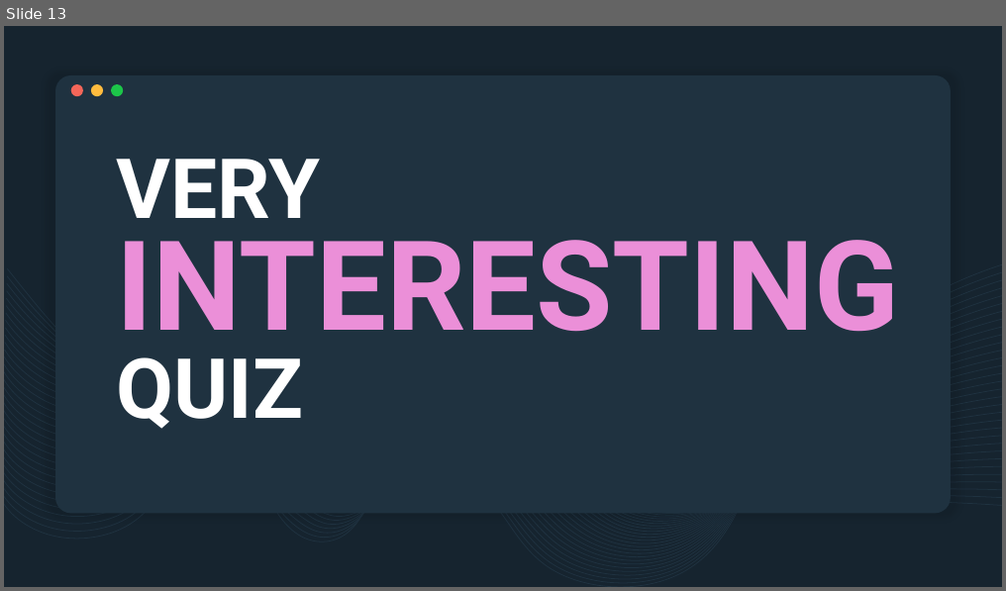
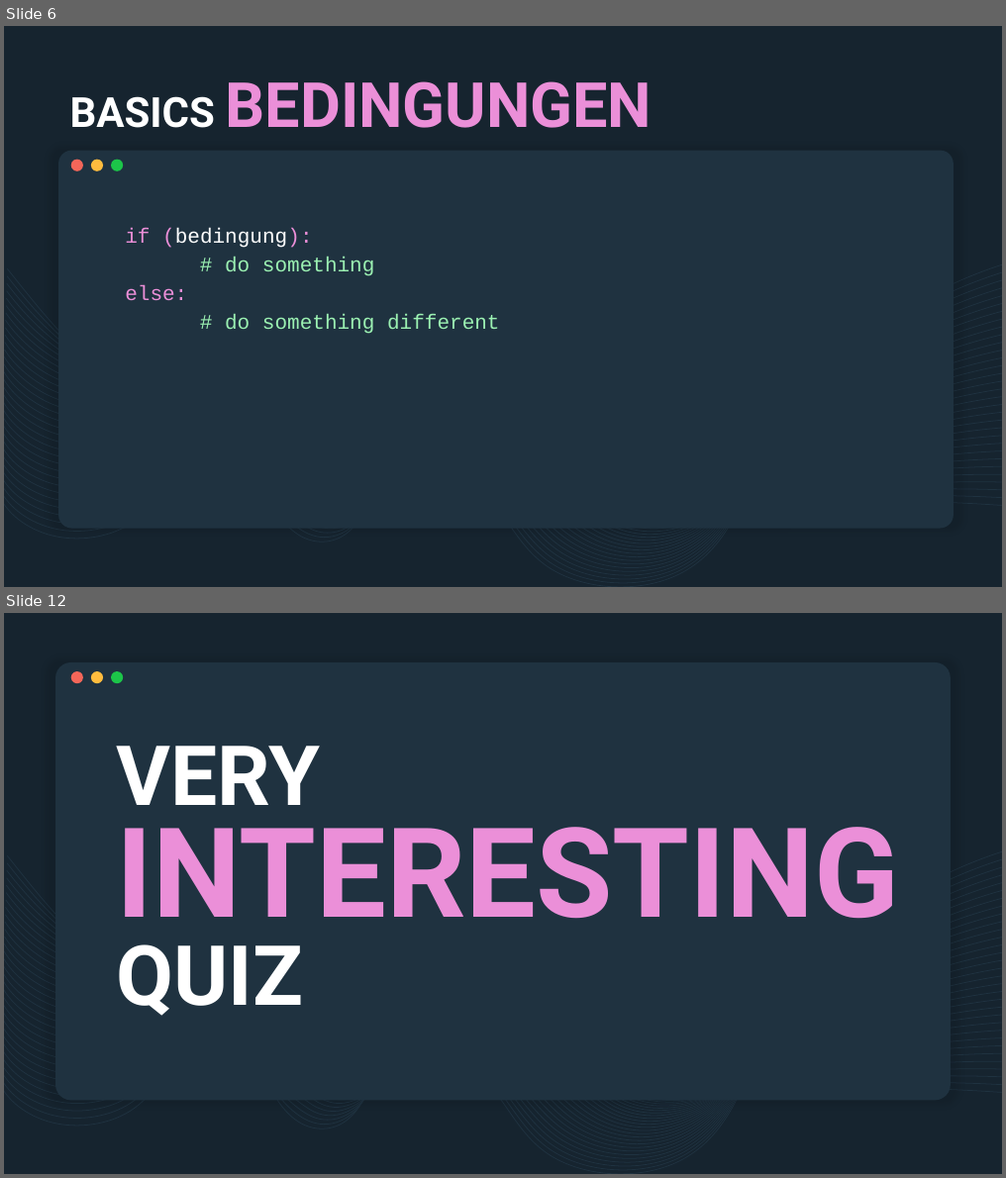
Before and after one commit to derech1e/python-beginner-course, a slide deck: 002/lesson_2.pptx. Shown one above the other, each under a label of ours: slide 13 before the commit, slides 6 and 12 after it; the slides between them are not shown. The pictures are 1006x591 and 1006x1178 pixels, drawn with LibreOffice and Linux fonts; fonts in the diff are those of the drawing. Boxes give left, top, right and bottom in pixels: in the first picture for what was removed or moved away, otherwise in the second. Text is boxed around its words. In the diff, an @@ line names an element or a change of style, - is before the commit and + after.

```diff
--- a/002/lesson_2.pptx
+++ b/002/lesson_2.pptx
@@ slide 6 added at box(4, 26, 1002, 587), background #16242F; not listed: 32 template elements that a slide beside it also shows @@
@@ title added at box(70, 81, 651, 128), 60 pt, text #EB8FD8, bold @@
+BASICS BEDINGUNGEN
@@ rounded rectangle added at box(58, 151, 954, 528), fill #1F3240 @@
@@ ellipse added at box(71, 160, 83, 172), fill #F46659 @@
@@ ellipse added at box(91, 160, 103, 172), fill #FFBC3E @@
@@ ellipse added at box(111, 160, 123, 172), fill #1CC549 @@
@@ text added at box(125, 228, 500, 334), 20 pt, text #9BF1B2 @@
+if (bedingung):
+# do something
+else:
+# do something different
@@ what was slide 13 is now slide 12 @@
```
Also in this commit, not shown: 3 slides changed, 8 other slides added, 10 slides removed, 2 other files.
